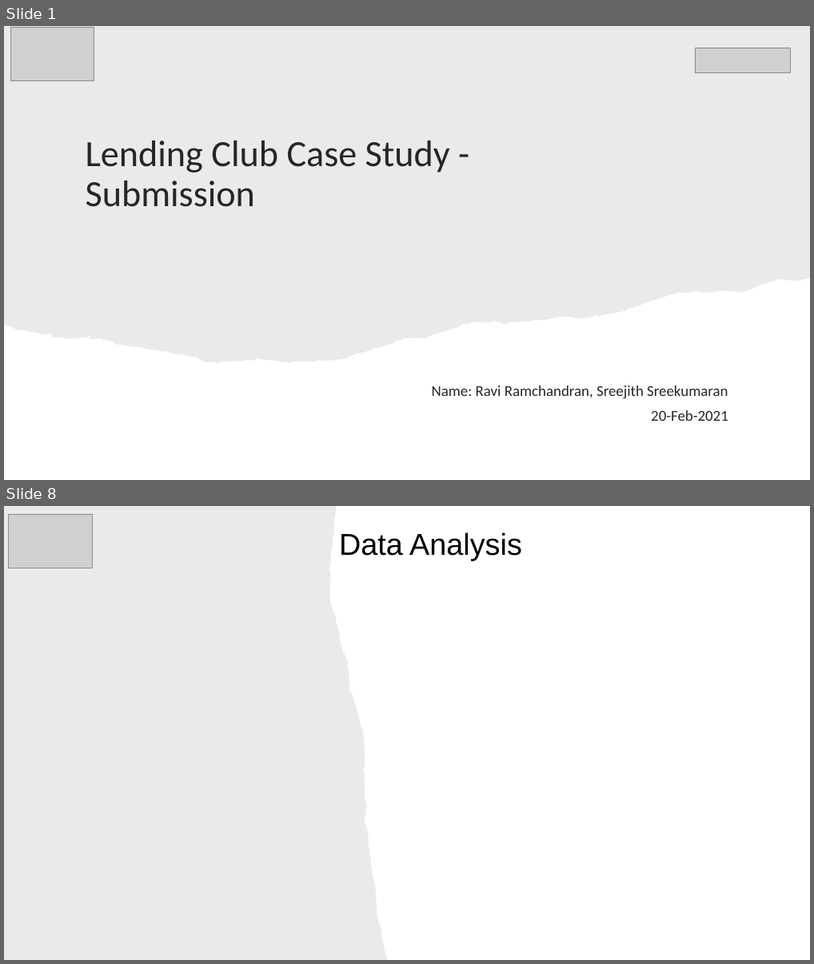
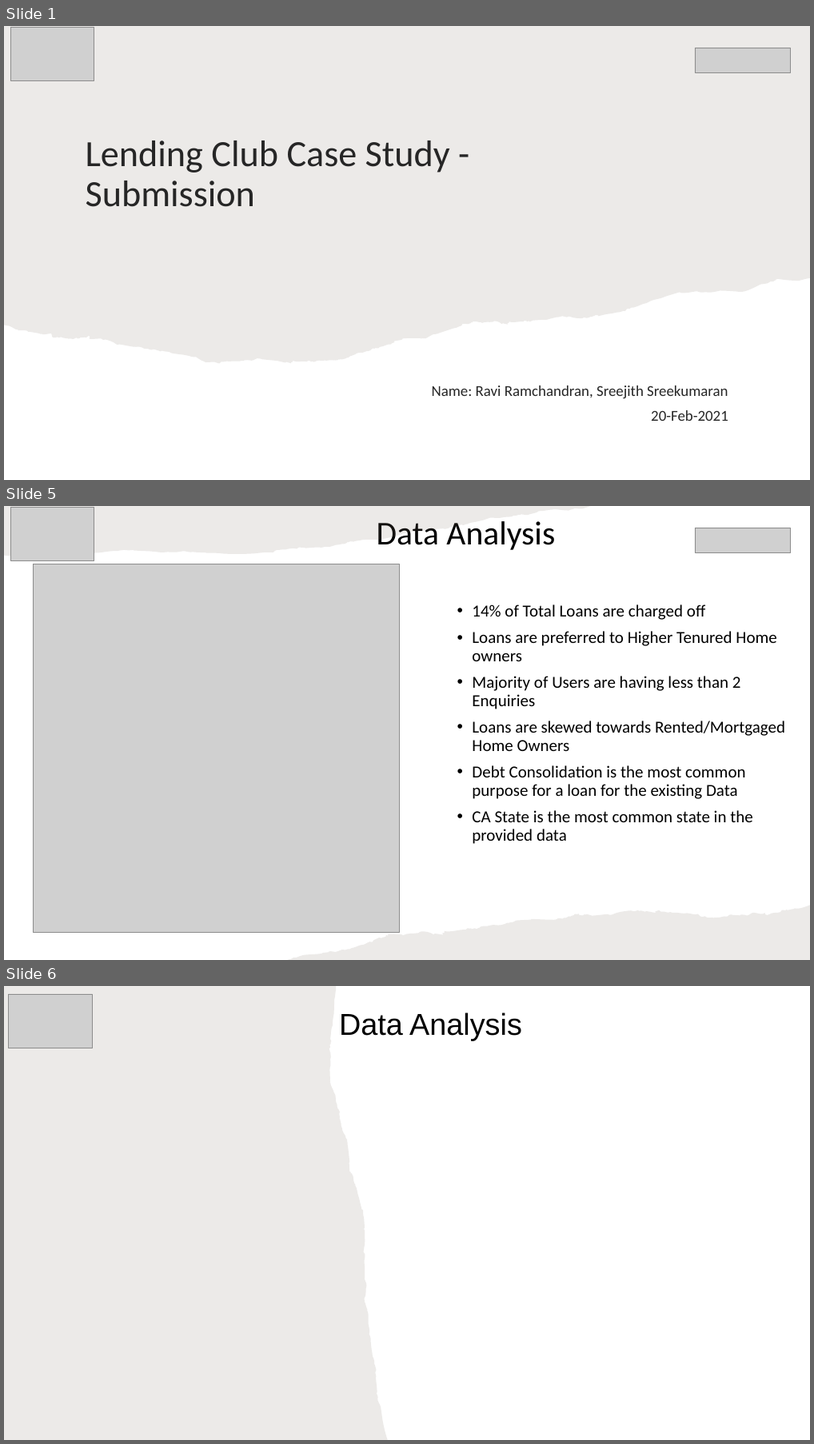
Before and after one commit to rramchan12/Lending-Club-EDA-CaseStudy, a slide deck: LendingClubCaseStudy.pptx. Shown one above the other, each under a label of ours: slides 1 and 8 before the commit, slides 1, 5 and 6 after it; the slides between them are not shown. The pictures are 814x964 and 814x1444 pixels, drawn with LibreOffice and Linux fonts; fonts in the diff are those of the drawing; grey boxes stand for pictures; background and template pictures are left out. Boxes give left, top, right and bottom in pixels: in the first picture for what was removed or moved away, otherwise in the second. Text is boxed around its words. In the diff, an @@ line names an element or a change of style, - is before the commit and + after.

Commit message:
For presentation

```diff
--- a/LendingClubCaseStudy.pptx
+++ b/LendingClubCaseStudy.pptx
@@ slide 5 added at bbox=[4, 506, 810, 960], background #FFFFFF @@
@@ freeform shape added at bbox=[4, 506, 591, 557], fill #82766A at 15% opacity @@
@@ picture added at bbox=[10, 508, 94, 561] @@
@@ title added at bbox=[377, 521, 555, 550], 39.6 pt, text #000000 @@
+Data Analysis
@@ picture added at bbox=[695, 528, 791, 553] @@
@@ picture added at bbox=[33, 564, 399, 932] @@
@@ text added at bbox=[472, 604, 786, 844], 20 pt, text #000000 @@
+• 14% of Total Loans are charged off
+• Loans are preferred to Higher Tenured Home owners
+• Majority of Users are having less than 2 Enquiries
+• Loans are skewed towards Rented/Mortgaged Home Owners
+• Debt Consolidation is the most common purpose for a loan for the existing Data
+• CA State is the most common state in the provided data
@@ freeform shape added at bbox=[288, 904, 810, 960], fill #82766A at 15% opacity @@
@@ what was slide 8 is now slide 6 @@
```
Also in this commit, not shown: 1 slide changed, 1 other slide added, 4 slides removed, 1 other file.
